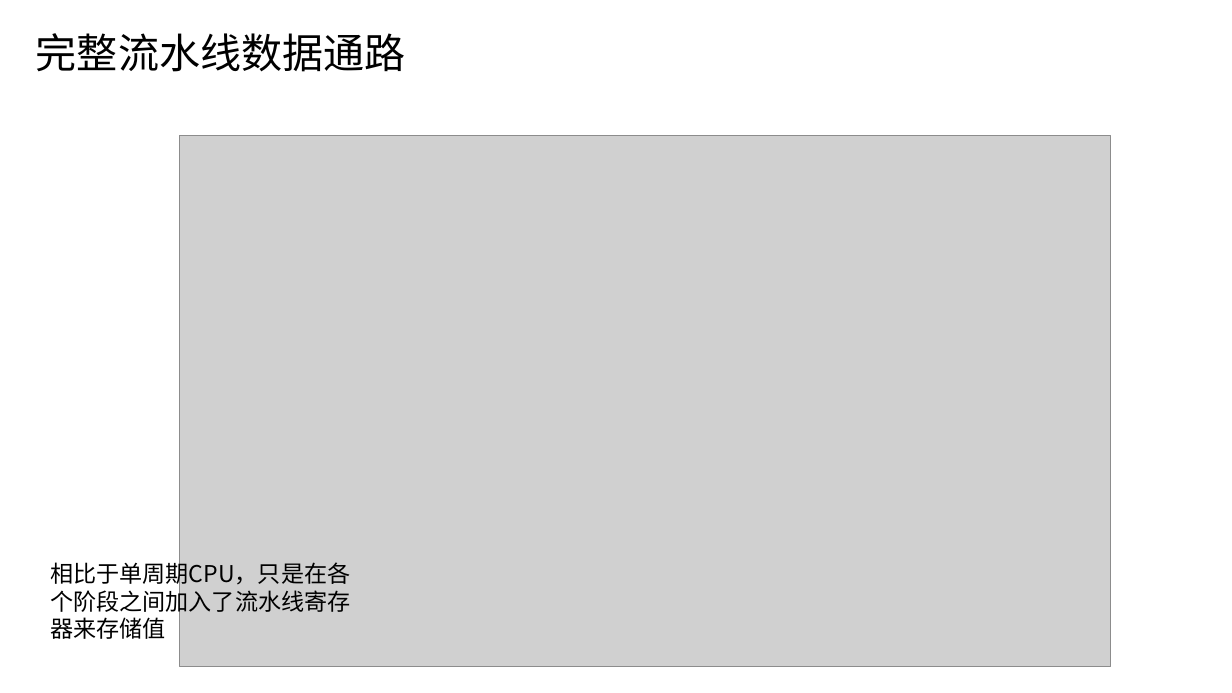
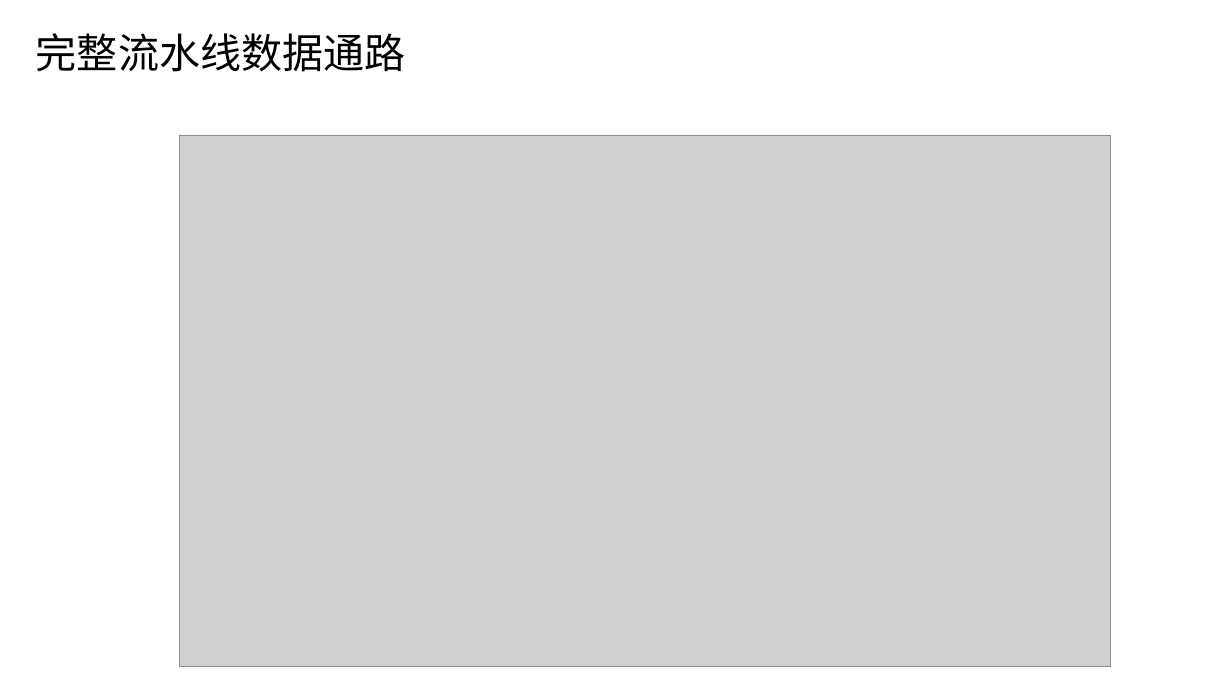
Before and after one commit to weichow23/zju_course, a slide deck: slide 5 of 计算机组成/复习ppt/[x] 4_2 流水线CPU.pptx. Drawn at 1232x693 pixels with LibreOffice and Linux fonts; fonts in the diff are those of the drawing; grey boxes stand for pictures. Boxes give left, top, right and bottom in pixels: in the first picture for what was removed or moved away, otherwise in the second. Text is boxed around its words. In the diff, an @@ line names an element or a change of style, - is before the commit and + after.

```diff
--- a/计算机组成/复习ppt/[x] 4_2 流水线CPU.pptx
+++ b/计算机组成/复习ppt/[x] 4_2 流水线CPU.pptx
@@ text removed at <box>50,559,350,639</box> @@
-相比于单周期CPU，只是在各个阶段之间加入了流水线寄存器来存储值
```
Also in this commit, not shown: 1 other slide changed, 7 other files.
